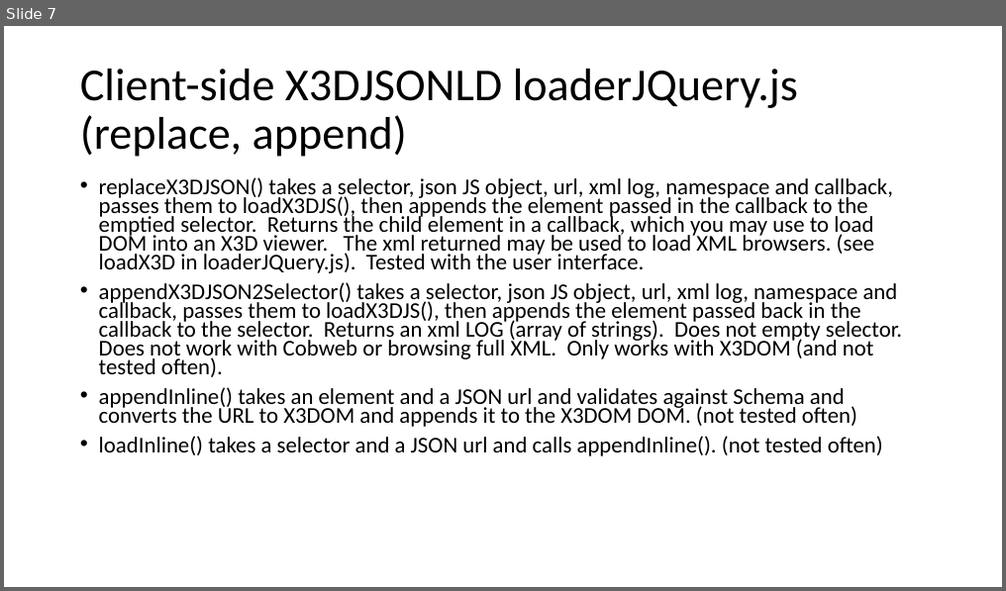
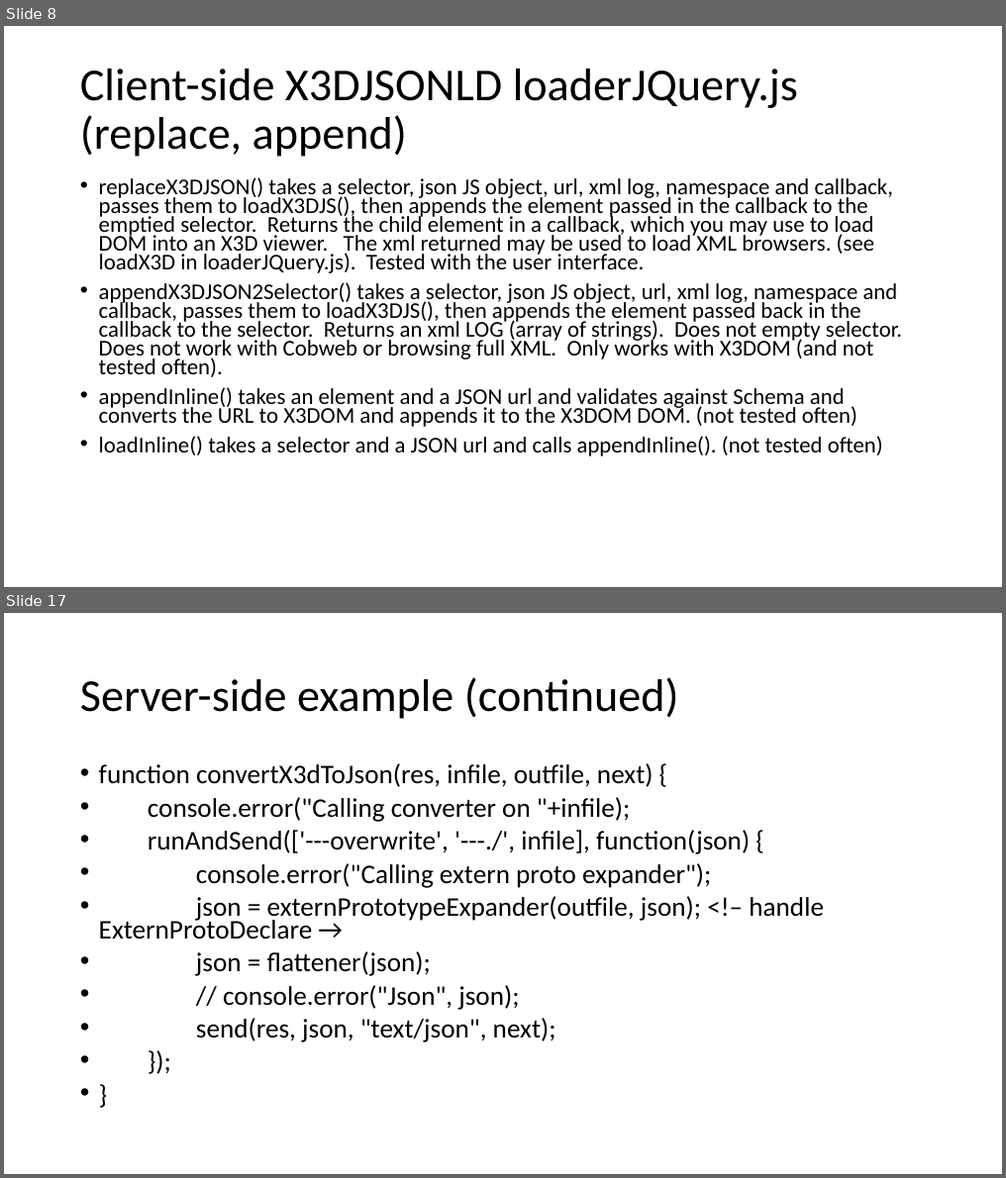
Before and after one commit to coderextreme/X3DJSONLD, a slide deck: doc/X3DJSONLoaderTutorial.pptx. Shown one above the other, each under a label of ours: slide 7 before the commit, slides 8 and 17 after it; the slides between them are not shown. The pictures are 1006x591 and 1006x1178 pixels, drawn with LibreOffice and Linux fonts; fonts in the diff are those of the drawing. Boxes give left, top, right and bottom in pixels: in the first picture for what was removed or moved away, otherwise in the second. Text is boxed around its words. In the diff, an @@ line names an element or a change of style, - is before the commit and + after.

```diff
--- a/doc/X3DJSONLoaderTutorial.pptx
+++ b/doc/X3DJSONLoaderTutorial.pptx
@@ slide 17 added at (4,613,1002,1174), background #FFFFFF @@
@@ title added at (80,677,679,719), 44 pt, text #000000 @@
+Server-side example (continued)
@@ text added at (99,763,824,1043), 25.9 pt, text #000000 @@
+• function convertX3dToJson(res, infile, outfile, next) {
+• console.error("Calling converter on "+infile);
+• runAndSend(['---overwrite', '---./', infile], function(json) {
+• console.error("Calling extern proto expander");
+• json = externPrototypeExpander(outfile, json); <!– handle ExternProtoDeclare →
+• json = flattener(json);
+• // console.error("Json", json);
+• send(res, json, "text/json", next);
+• });
+• }
@@ what was slide 7 is now slide 8 @@
```
Also in this commit, not shown: 6 slides changed, 9 other slides added, 15 other files.
